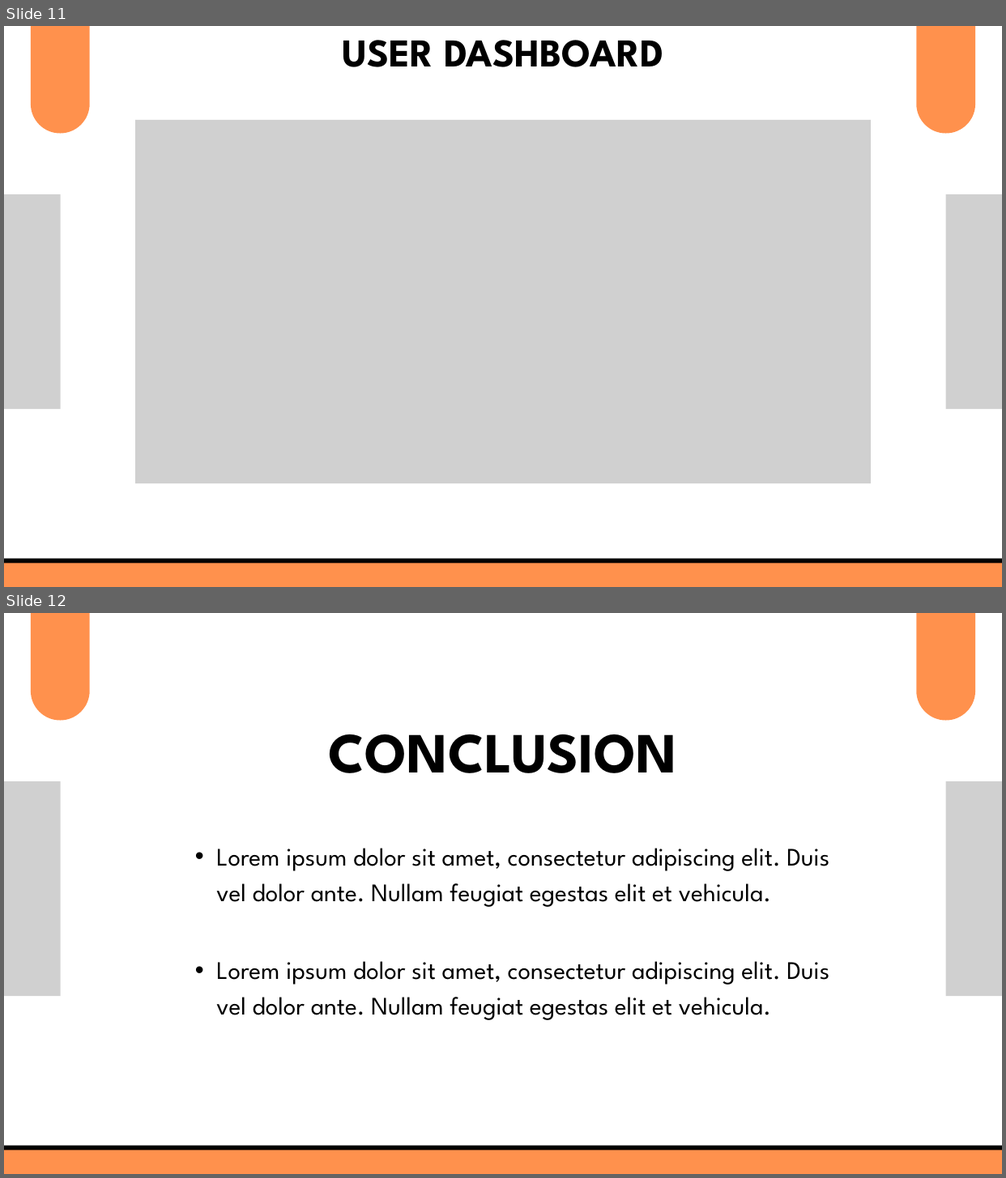
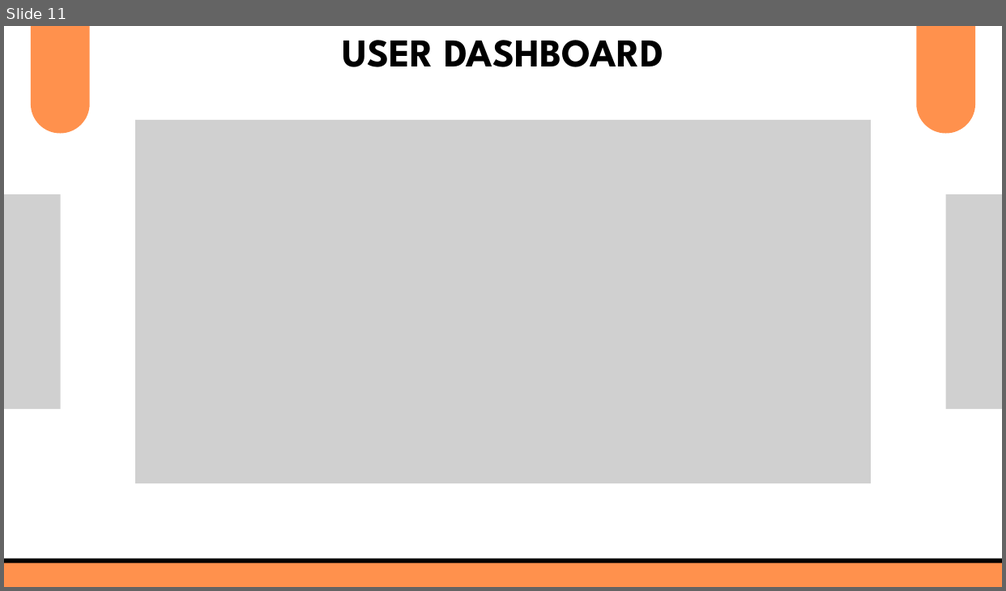
Before and after one commit to Ashishdode/Vehicle-Rental-System, a slide deck: RentEase.pptx. Shown one above the other, each under a label of ours: slides 11 and 12 before the commit, slide 11 after it. The pictures are 1006x1178 and 1006x591 pixels, drawn with LibreOffice and Linux fonts; fonts in the diff are those of the drawing; grey boxes stand for pictures. Boxes give left, top, right and bottom in pixels: in the first picture for what was removed or moved away, otherwise in the second. Text is boxed around its words. In the diff, an @@ line names an element or a change of style, - is before the commit and + after.

```diff
--- a/RentEase.pptx
+++ b/RentEase.pptx
@@ slide 12 removed at bbox=[4, 613, 1002, 1174], background #FFFFFF @@
@@ freeform shape removed at bbox=[31, 613, 89, 720] @@
@@ freeform shape removed at bbox=[916, 613, 975, 720] @@
@@ text removed at bbox=[329, 735, 677, 773] @@
-CONCLUSION
@@ picture removed at bbox=[4, 781, 61, 996] @@
@@ picture removed at bbox=[946, 781, 1002, 996] @@
@@ text removed at bbox=[216, 848, 829, 907] @@
-  • Lorem ipsum dolor sit amet, consectetur adipiscing elit. Duis vel dolor ante. Nullam feugiat egestas elit et vehicula.
@@ text removed at bbox=[216, 961, 829, 1020] @@
-  • Lorem ipsum dolor sit amet, consectetur adipiscing elit. Duis vel dolor ante. Nullam feugiat egestas elit et vehicula.
@@ freeform shape removed at bbox=[4, 1148, 1002, 1174] @@
```
Also in this commit, not shown: 2 slides changed, 2 other files.
